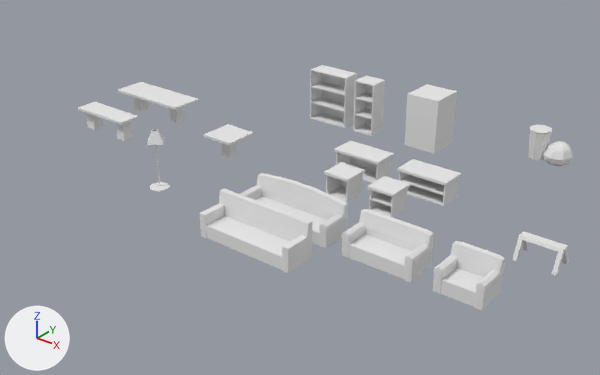
One commit to the Blender file resources/data/furniture.blend: the scene before it, then after it.
Rendered twice from a camera (50 mm lens) standing at (11.32, -11.75, 7.1) and looking at (2.13, -0.27, -0.02). Arrows for +X, +Y and +Z are at lower left; the lights stay in place.

In view in the first picture: 'bedsideTableDoubleDrawer', 'bedsideTableSingleDrawer', 'bookshelf', 'bookshelfThin', 'chair01', 'couch01', 'couch02', 'diningTable', 'loveseat01', 'nightstandDoubleDrawer', 'nightstandSingleDrawer', 'refrigerator'.
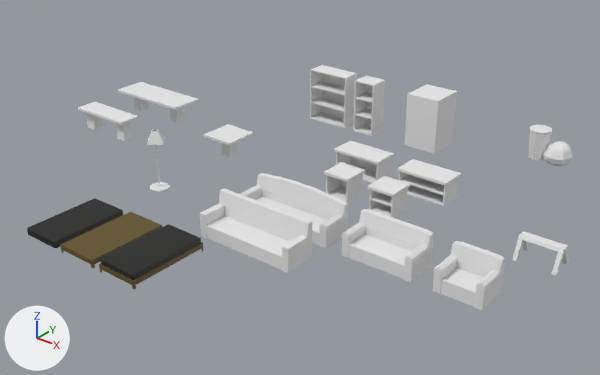
Commit message: Added beds

Pixel boxes [x1, y1, x2, y2] of what changed, in the pictures (600 x 375 px):
'bedMattressFrame01', added (black): after [99, 225, 203, 289]
'bedFrame01', added (brown): after [61, 212, 162, 268]
'mattressSingle', added (black): after [27, 198, 123, 248]

What changed in the scene script:
```text
Add img_bookshelf_png:
    img_bookshelf_png = load_image('bookshelf.png', 'bookshelf.png', 1024, 1024, 'sRGB')
Add mat_bookshelf_png:
    mat_bookshelf_png = principled_material('bookshelf.png')
    mat_bookshelf_png.texture = img_bookshelf_png
Add me_cube:
    me_cube.from_pydata(...)  # 24 vertices, 26 faces; spans x -0.4..0.4, y -0.75..0.75, z 0.0..0.13
    me_cube.materials.append(mat_bookshelf_png)  # picture img_bookshelf_png
Add me_cube_001:
    me_cube_001.from_pydata(...)  # 32 vertices, 22 faces; spans x -0.41..0.41, y -0.77..0.77, z 0.0..0.16
    me_cube_001.materials.append(mat_bookshelf_png)  # picture img_bookshelf_png
Add me_cube_002:
    me_cube_002.from_pydata(...)  # 52 vertices, 39 faces; spans x -0.41..0.41, y -0.77..0.77, z 0.0..0.25
    me_cube_002.materials.append(mat_bookshelf_png)  # picture img_bookshelf_png
Add ob_mattresssingle:
    ob_mattresssingle = bpy.data.objects.new('mattressSingle', me_cube)
    ob_mattresssingle.location = (0.0, -4.0, 0.0)
Add ob_bedframe01:
    ob_bedframe01 = bpy.data.objects.new('bedFrame01', me_cube_001)
    ob_bedframe01.location = (1.0, -4.0, 0.0)
Add ob_bedmattressframe01:
    ob_bedmattressframe01 = bpy.data.objects.new('bedMattressFrame01', me_cube_002)
    ob_bedmattressframe01.location = (2.0, -4.0, 0.0)
```
